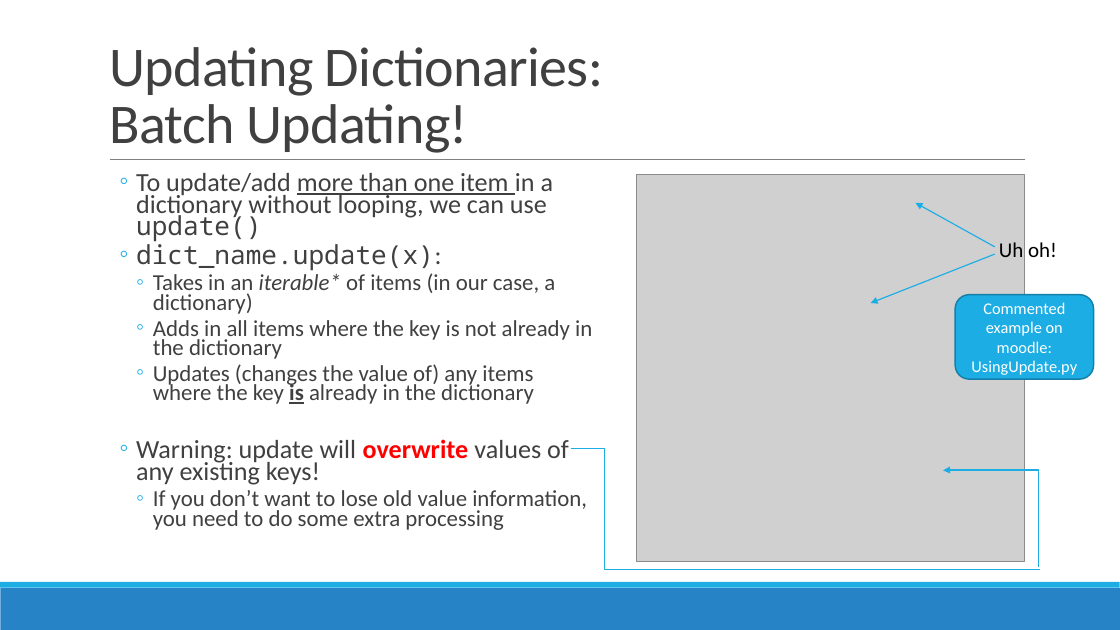
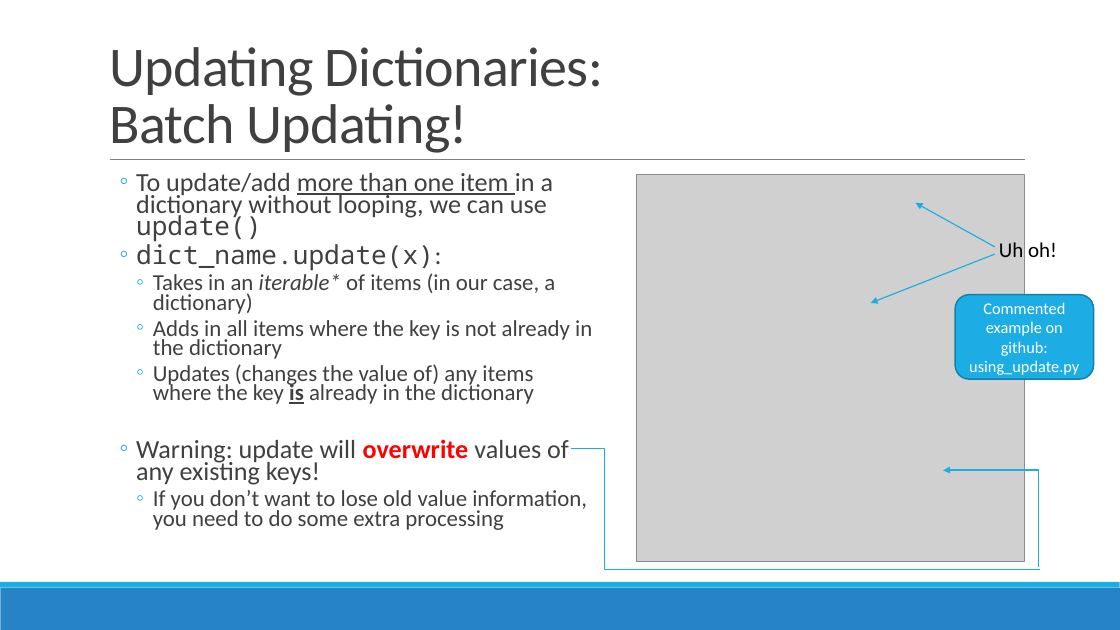
Before and after one commit to mgraham-dkit/OOP_Notes_Exercises_2025-26, a slide deck: slide 21 of Notes/1) Introducing Dictionaries.pptx. Drawn at 1120x630 pixels with LibreOffice and Linux fonts; fonts in the diff are those of the drawing; grey boxes stand for pictures. Boxes give left, top, right and bottom in pixels: in the first picture for what was removed or moved away, otherwise in the second. Text is boxed around its words. In the diff, an @@ line names an element or a change of style, - is before the commit and + after.

```diff
--- a/Notes/1) Introducing Dictionaries.pptx
+++ b/Notes/1) Introducing Dictionaries.pptx
@@ text in rounded rectangle at [969,302,1079,375]: text changed @@
-Commented example on moodle:
-UsingUpdate.py
+Commented example on github:
+using_update.py
```
Also in this commit, not shown: 5 other slides changed.
